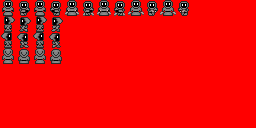
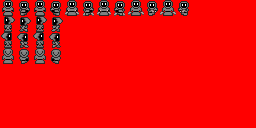
Layer changes from the first w=256, h=128 image to the second:
painted on "sketch" over box(6, 10, 185, 64)
